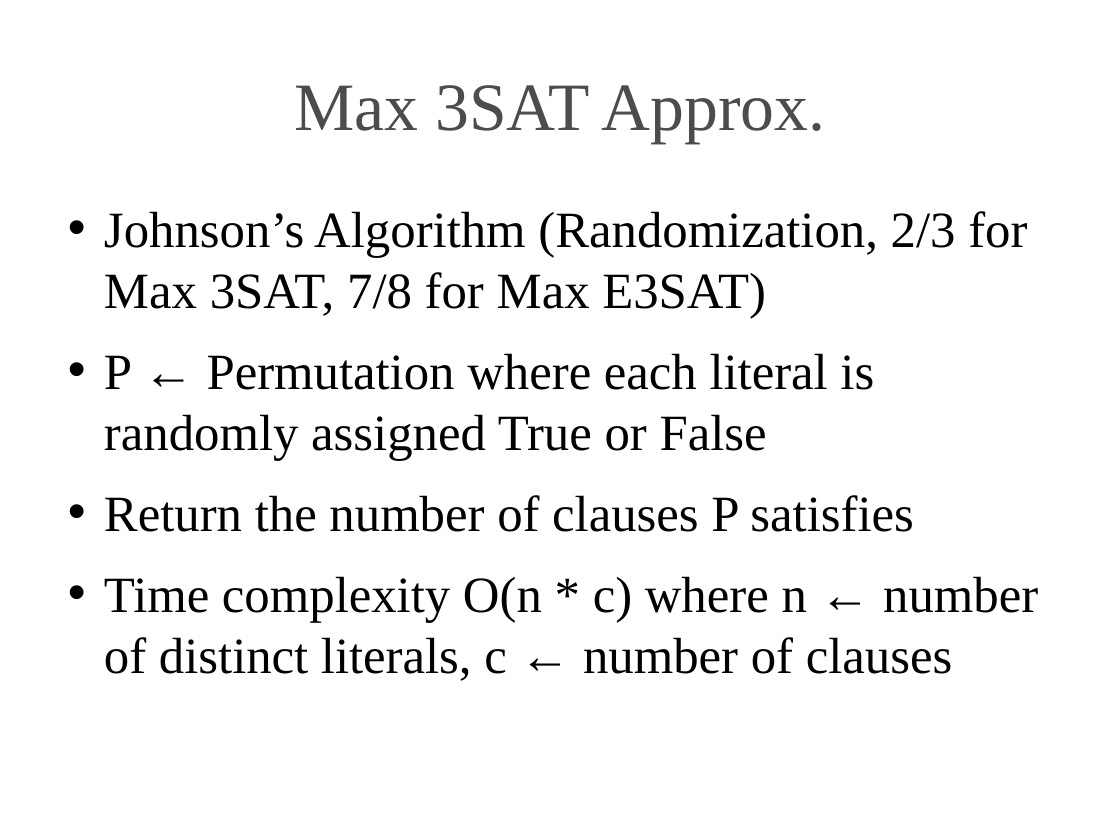
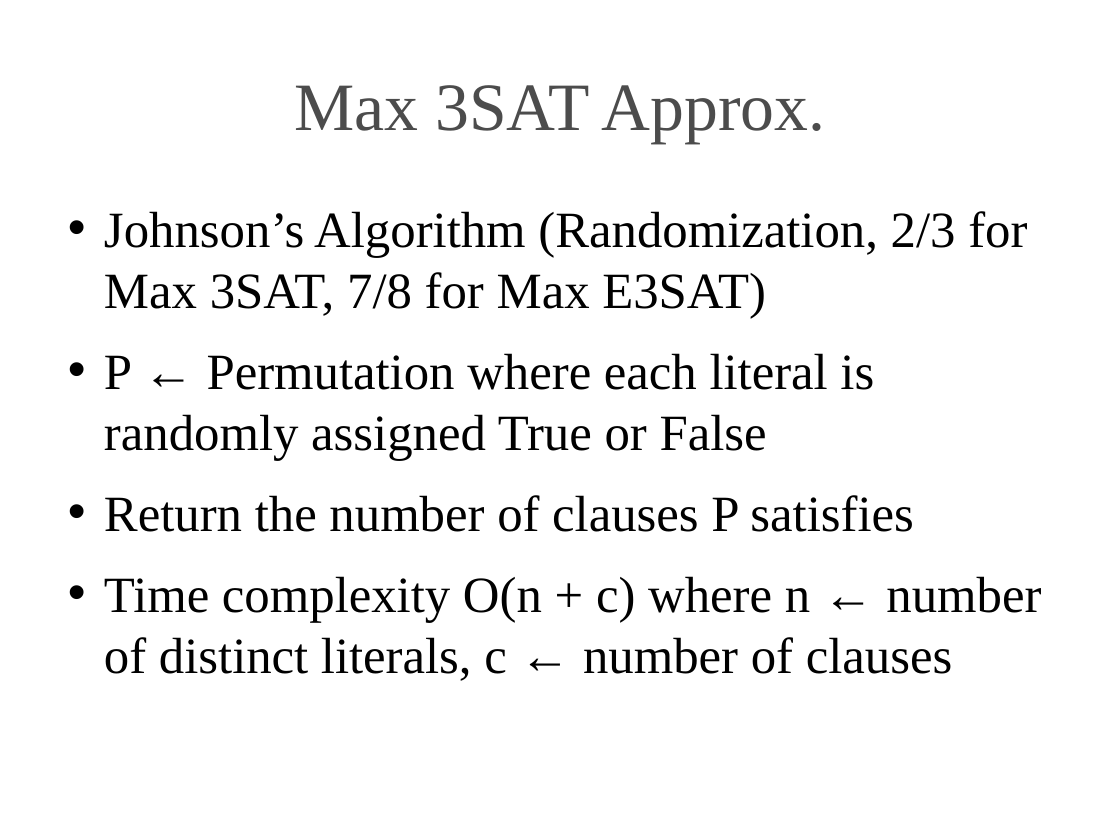
Before and after one commit to neuma2ag/np, a slide deck: slide 11 of np.odp. Drawn at 1120x840 pixels with LibreOffice and Linux fonts; fonts in the diff are those of the drawing; background and template pictures are left out. Boxes give left, top, right and bottom in pixels: in the first picture for what was removed or moved away, otherwise in the second. Text is boxed around its words. In the diff, an @@ line names an element or a change of style, - is before the commit and + after.

```diff
--- a/np.odp
+++ b/np.odp
@@ text at bbox=[104, 576, 1041, 681]: text changed @@
-• Time complexity O(n * c) where n ← number of distinct literals, c ← number of clauses
+• Time complexity O(n + c) where n ← number of distinct literals, c ← number of clauses
```
Also in this commit, not shown: 3 other slides changed, 5 other files.
